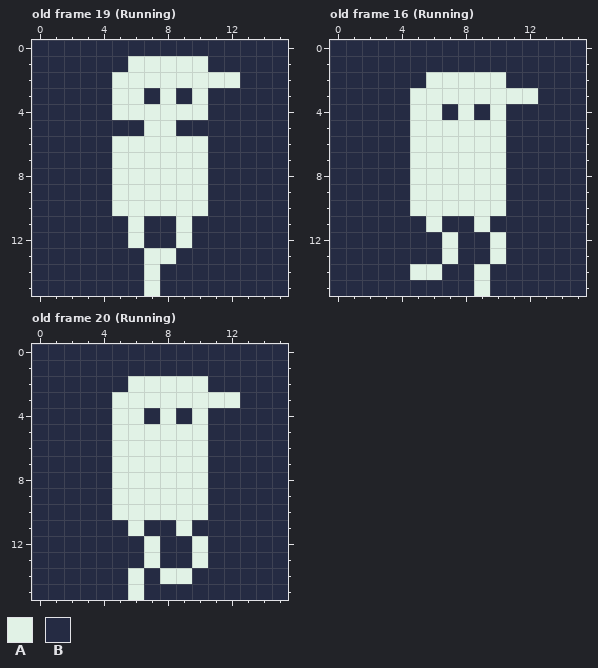
Two states of a pixel-art file, Characters/Dow/1B_Dow.aseprite. Above: the version before the commit.
16x16 pixels, 26 frames. Shown: old frame 19 (Running), old frame 16 (Running), old frame 20 (Running). The commit also changed other frames, which this record leaves out.
Palette (. is transparent): A #e1f2e6  B #252b43
Pixels before, old frame 19 (Running), first column x 0:
 0 BBBBBBBBBBBBBBBB
 1 BBBBBBAAAAABBBBB
 2 BBBBBAAAAAAAABBB
 3 BBBBBAABABABBBBB
 4 BBBBBAAAAAABBBBB
 5 BBBBBBBAABBBBBBB
 6 BBBBBAAAAAABBBBB
 7 BBBBBAAAAAABBBBB
 8 BBBBBAAAAAABBBBB
 9 BBBBBAAAAAABBBBB
10 BBBBBAAAAAABBBBB
11 BBBBBBABBABBBBBB
12 BBBBBBABBABBBBBB
13 BBBBBBBAABBBBBBB
14 BBBBBBBABBBBBBBB
15 BBBBBBBABBBBBBBB
Pixels before, old frame 16 (Running), first column x 0:
 0 BBBBBBBBBBBBBBBB
 1 BBBBBBBBBBBBBBBB
 2 BBBBBBAAAAABBBBB
 3 BBBBBAAAAAAAABBB
 4 BBBBBAABABABBBBB
 5 BBBBBAAAAAABBBBB
 6 BBBBBAAAAAABBBBB
 7 BBBBBAAAAAABBBBB
 8 BBBBBAAAAAABBBBB
 9 BBBBBAAAAAABBBBB
10 BBBBBAAAAAABBBBB
11 BBBBBBABBABBBBBB
12 BBBBBBBABBABBBBB
13 BBBBBBBABBABBBBB
14 BBBBBAABBABBBBBB
15 BBBBBBBBBABBBBBB
Pixels before, old frame 20 (Running), first column x 0:
 0 BBBBBBBBBBBBBBBB
 1 BBBBBBBBBBBBBBBB
 2 BBBBBBAAAAABBBBB
 3 BBBBBAAAAAAAABBB
 4 BBBBBAABABABBBBB
 5 BBBBBAAAAAABBBBB
 6 BBBBBAAAAAABBBBB
 7 BBBBBAAAAAABBBBB
 8 BBBBBAAAAAABBBBB
 9 BBBBBAAAAAABBBBB
10 BBBBBAAAAAABBBBB
11 BBBBBBABBABBBBBB
12 BBBBBBBABBABBBBB
13 BBBBBBBABBABBBBB
14 BBBBBBABAABBBBBB
15 BBBBBBABBBBBBBBB
And afterwards:
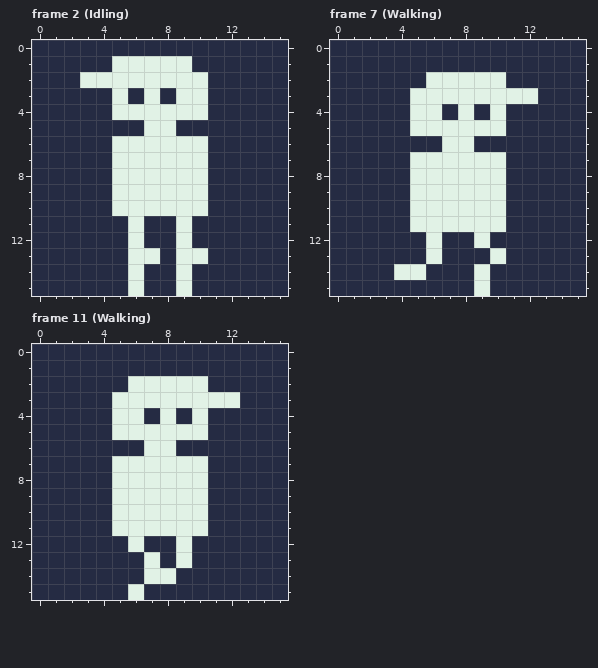
A new or re-ordered frame is compared with the old frame closest to it.
Difference:
frames re-ordered
Frame 2 (Idling) against old frame 19 (Running):
The edit turns colour B into colour A in row 1 at x 5; in row 2 at x 3 to 4; in row 3 at x 7 and 9; in row 13 at x 6 and 9 to 10; in rows 14 to 15 at x 6 and 9.
The edit turns colour A into colour B in row 1 at x 10; in row 2 at x 11 to 12; in row 3 at x 6 and 8; in row 13 at x 8; in rows 14 to 15 at x 7.
Frame 7 (Walking) against old frame 16 (Running):
The edit turns colour B into colour A in row 11 at x 5, 7 to 8 and 10; in row 12 at x 6 and 9; in row 13 at x 6; in row 14 at x 4.
The edit turns colour A into colour B in row 6 at x 5 to 6 and 9 to 10; in row 12 at x 7 and 10; in row 13 at x 7; in row 14 at x 6.
Frame 11 (Walking) against old frame 20 (Running):
The edit turns colour B into colour A in row 11 at x 5, 7 to 8 and 10; in row 12 at x 6 and 9; in row 13 at x 9; in row 14 at x 7.
The edit turns colour A into colour B in row 6 at x 5 to 6 and 9 to 10; in row 12 at x 7 and 10; in row 13 at x 10; in row 14 at x 6 and 9.
Where, in picture pixels (left, top, right, bottom), the same in both pictures:
changed: (80, 56, 240, 104)
changed: (128, 248, 208, 296)
changed: (394, 136, 506, 280)
changed: (112, 440, 208, 584)
